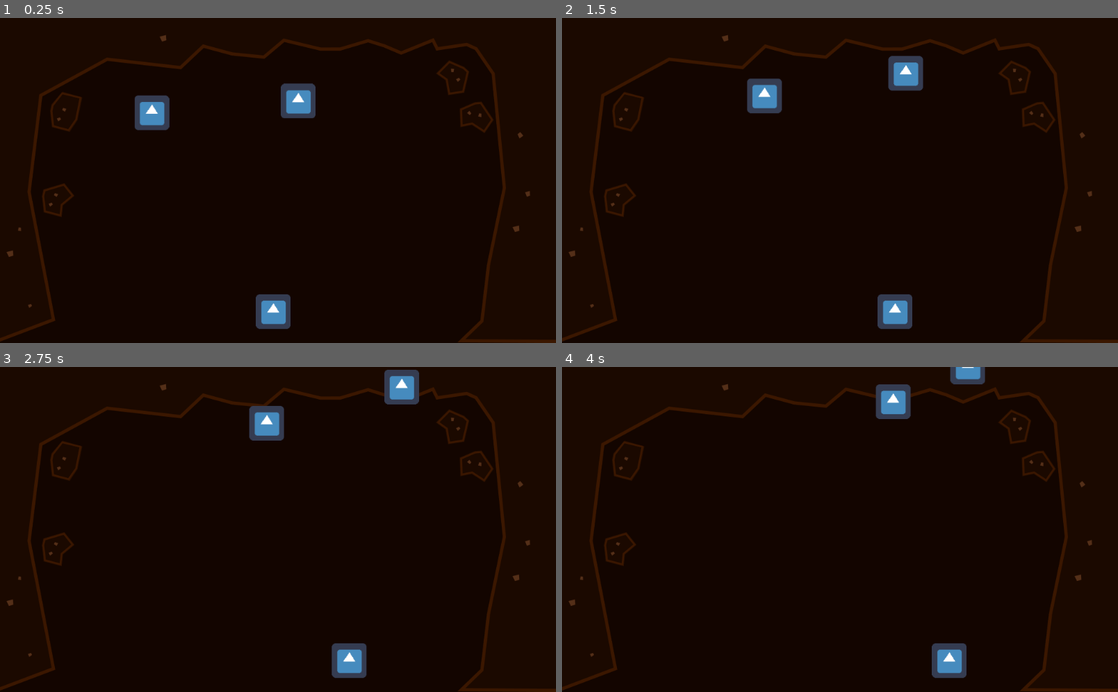
Above: before the commit, frames 1-4 (two rows, left to right).
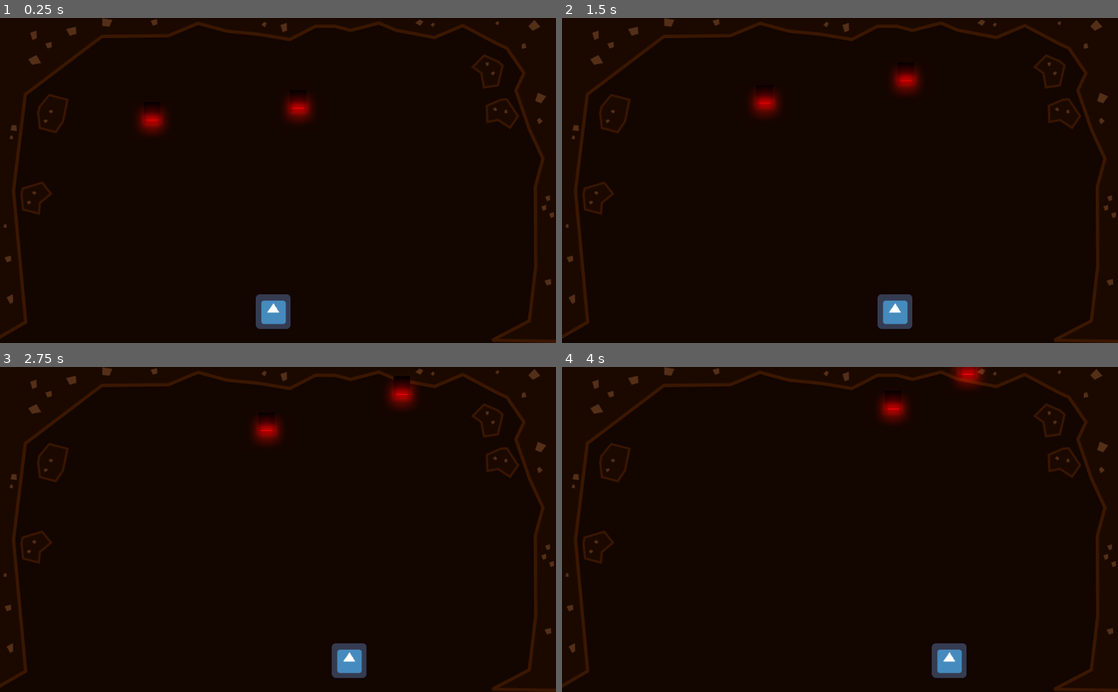
Above: after the commit, the same moments.

Repository: GameDrivenDesign/punk-wolf
Game: Godot game, scene res://game.tscn
Two runs of this game, one before a commit and one after it. Both use one fixed random seed, a clock stepped at 60 frames per second and the inputs below. The engine's default icon, where the game draws it, is replaced by a stand-in: a white triangle on a blue panel in a dark square.
Inputs:
- Up to frame 1 (0.25 s): no input
- Up to frame 2 (1.5 s): tap Enter at 0.5 s; hold Right (ui_right) 0.53-1.28 s; hold Left (ui_left) from 1.28 s (still down)
- Up to frame 3 (2.75 s): release Left (ui_left) at 2.03 s; hold Right (ui_right) from 2.03 s (still down)
- Up to frame 4 (4 s): release Right (ui_right) at 3.53 s; hold Left (ui_left) from 3.53 s (still down)

The runs differ from the first frame. In frame 1, 6.2% of the frame differs, in the area x 0-100%, y 0-100%; in frame 2, 6.2%; in frame 3, 6.1%; in frame 4, 5.8%.

Commit message:
make wolves glow

Diff:
--- a/background.svg
+++ b/background.svg
@@ -23,9 +23,9 @@
      borderopacity="1.0"
      inkscape:pageopacity="0"
      inkscape:pageshadow="2"
-     inkscape:zoom="1.0887275"
-     inkscape:cx="569.92566"
-     inkscape:cy="263.93034"
+     inkscape:zoom="1.8469978"
+     inkscape:cx="880.26175"
+     inkscape:cy="328.10351"
      inkscape:document-units="mm"
      inkscape:current-layer="layer1"
      inkscape:document-rotation="0"
@@ -56,40 +56,40 @@
      transform="translate(34.949844,-22.216227)">
     <path
        style="fill:#aa4400;stroke:#2b1100;stroke-width:0.577402;stroke-linecap:butt;stroke-linejoin:miter;stroke-miterlimit:4;stroke-dasharray:none;stroke-opacity:1"
-       d="m -14.274394,109.2079 0.879832,7.75501 8.296435,2.20021 0.5319419,-5.4795 5.5544108,-4.6484 -4.6517969,-5.83584 -9.9405528,2.98652 z"
+       d="m -24.875122,108.25386 0.879832,7.75501 8.296435,2.20021 0.531942,-5.4795 5.5544109,-4.6484 -4.6517969,-5.83584 -9.940553,2.98652 z"
        id="path835" />
     <path
        id="path837"
-       style="fill:#1c0a00;stroke:#3c1800;stroke-width:0.883986;stroke-linecap:butt;stroke-linejoin:miter;stroke-miterlimit:4;stroke-dasharray:none;stroke-opacity:1;fill-opacity:1"
-       d="m -13.234427,106.52585 c -0.177482,0.95837 -0.495473,1.90934 -0.583315,2.87244 0.273397,2.4075 0.546794,4.815 0.820193,7.2225 2.50589,0.66385 5.0117892,1.32766 7.5176792,1.99149 0.1665822,-1.71581 0.332132,-3.43173 0.499361,-5.14746 1.7886169,-1.49633 3.5766031,-2.99339 5.3649742,-4.49002 -1.4015327,-1.75899 -2.8030565,-3.518 -4.2045877,-5.27701 -3.1381037,0.94269 -6.2761997,1.88537 -9.4143047,2.82806 z" />
-    <path
-       style="fill:#553019;fill-opacity:1;stroke:none;stroke-width:0.270391px;stroke-linecap:butt;stroke-linejoin:miter;stroke-opacity:1"
-       d="m -8.6797865,108.74709 1.3308612,0.88183 0.7553794,-1.38817 -1.6248455,-0.4957 z"
+       style="fill:#1c0a00;fill-opacity:1;stroke:#3c1800;stroke-width:0.883986;stroke-linecap:butt;stroke-linejoin:miter;stroke-miterlimit:4;stroke-dasharray:none;stroke-opacity:1"
+       d="m -23.835155,105.57181 c -0.177482,0.95837 -0.495473,1.90934 -0.583315,2.87244 0.273397,2.4075 0.546794,4.815 0.820193,7.2225 2.50589,0.66385 5.011789,1.32766 7.517679,1.99149 0.166583,-1.71581 0.332132,-3.43173 0.499361,-5.14746 1.788617,-1.49633 3.576603,-2.99339 5.364975,-4.49002 -1.401533,-1.75899 -2.803057,-3.518 -4.204588,-5.27701 -3.138104,0.94269 -6.2762,1.88537 -9.414305,2.82806 z" />
+    <path
+       style="fill:#553019;fill-opacity:1;stroke:none;stroke-width:0.270391px;stroke-linecap:butt;stroke-linejoin:miter;stroke-opacity:1"
+       d="m -19.280514,107.79305 1.330861,0.88183 0.755379,-1.38817 -1.624845,-0.4957 z"
        id="path842"
        sodipodi:nodetypes="ccccc" />
     <path
        style="fill:#553019;fill-opacity:1;stroke:none;stroke-width:0.270391px;stroke-linecap:butt;stroke-linejoin:miter;stroke-opacity:1"
-       d="m -9.7402543,112.38457 -1.5014937,0.54309 0.665758,1.43329 1.3662608,-1.00911 z"
+       d="m -20.340982,111.43053 -1.501494,0.54309 0.665758,1.43329 1.366261,-1.00911 z"
        id="path844"
        sodipodi:nodetypes="ccccc"
        inkscape:transform-center-x="0.81239752"
        inkscape:transform-center-y="-0.17369393" />
     <path
        style="fill:#aa4400;stroke:#2b1100;stroke-width:0.577402;stroke-linecap:butt;stroke-linejoin:miter;stroke-miterlimit:4;stroke-dasharray:none;stroke-opacity:1"
-       d="m 191.11906,46.335309 -7.15812,-3.120144 -6.0583,6.077063 4.48038,3.202739 1.24666,7.132332 7.38351,-1.103994 2.38822,-10.095541 z"
+       d="m 208.06058,43.228104 -7.15812,-3.120144 -6.0583,6.077063 4.48038,3.202739 1.24666,7.132332 7.38351,-1.103994 2.38822,-10.095541 z"
        id="path846" />
     <path
        id="path848"
-       style="fill:#1c0a00;stroke:#3c1800;stroke-width:0.883986;stroke-linecap:butt;stroke-linejoin:miter;stroke-miterlimit:4;stroke-dasharray:none;stroke-opacity:1;fill-opacity:1"
-       d="m 192.92189,48.577483 c -0.74136,-0.63323 -1.40598,-1.38432 - …(340 unchanged characters)…
-    <path
-       style="fill:#553019;fill-opacity:1;stroke:none;stroke-width:0.270391px;stroke-linecap:butt;stroke-linejoin:miter;stroke-opacity:1"
-       d="m 188.71812,51.406528 -1.42997,0.710125 0.82443,1.348352 1.24266,-1.157741 z"
+       style="fill:#1c0a00;fill-opacity:1;stroke:#3c1800;stroke-width:0.883986;stroke-linecap:butt;stroke-linejoin:miter;stroke-miterlimit:4;stroke-dasharray:none;stroke-opacity:1"
+       d="m 209.86341,45.470278 c -0.74136,-0.63323 -1.40598,-1.38432 - …(340 unchanged characters)…
+    <path
+       style="fill:#553019;fill-opacity:1;stroke:none;stroke-width:0.270391px;stroke-linecap:butt;stroke-linejoin:miter;stroke-opacity:1"
+       d="m 205.65964,48.299323 -1.42997,0.710125 0.82443,1.348352 1.24266,-1.157741 z"
        id="path850"
        sodipodi:nodetypes="ccccc" />
     <path
        style="fill:#553019;fill-opacity:1;stroke:none;stroke-width:0.270391px;stroke-linecap:butt;stroke-linejoin:miter;stroke-opacity:1"
-       d="m 186.09794,48.668415 0.28105,-1.570944 -1.57479,-0.141324 0.19032,1.687175 z"
+       d="m 203.03946,45.56121 0.28105,-1.570944 -1.57479,-0.141324 0.19032,1.687175 z"
        id="path852"
        sodipodi:nodetypes="ccccc"
        inkscape:transform-center-x="-0.66375658"
@@ -97,98 +97,209 @@
     <path
        id="path856"
        style="fill:#1c0a00;fill-opacity:1;stroke:#3c1800;stroke-width:1.59935;stroke-linecap:butt;stroke-linejoin:miter;stroke-miterlimit:4;stroke-dasharray:none;stroke-opacity:1"
-       d="m -15.111954,11.476353 -25.009848,9.147998 -8.743683,97.681529 6.979901,63.74167 32.8476329,-12.42554 -11.7590799,-62.51158 5.75966,-47.091031 32.3265,-17.653558 35.732025,4.075603 11.106968,-10.481936 14.086152,3.80879 15.463864,1.539226 9.729272,-8.212375 17.90068,4.31264 9.46632,-0.02216 13.65049,-4.070873 7.88624,2.49886 8.22742,3.495166 15.47125,-6.273369 2.09618,4.239416 14.37311,-2.133253 4.55952,2.088933 8.31972,12.128785 5.49978,55.635986 -7.82571,38.4614 -3.07686,26.6976 -10.08279,9.73249 48.5472,0.32927 -1.49491,-128.016923 0.52819,-40.599597 -124.0338,-2.6105434 z"
-       sodipodi:nodetypes="cccccccccccccccccccccccccccccccc" />
-    <path
-       style="fill:#553019;fill-opacity:1;stroke:none;stroke-width:0.270391px;stroke-linecap:butt;stroke-linejoin:miter;stroke-opacity:1"
-       d="m -19.853219,161.85852 -1.501494,0.5431 0.665757,1.43327 1.366262,-1.0091 z"
+       d="m -15.111954,11.476353 -25.009848,9.147998 -8.743683,97.681529 6.979901,63.74167 19.418825,-11.25372 -5.91381,-64.16732 5.75966,-47.09103 37.327972,-28.302984 32.404666,-0.356014 14.434327,-6.050319 14.086152,3.80879 15.463864,1.539226 15.192098,2.545468 12.43785,-6.445203 9.46632,-0.02216 7.67194,2.020829 13.86479,-3.592842 8.22742,3.495166 18.81368,3.582326 13.78996,-5.854696 16.95518,9.000092 4.55952,2.088933 8.31972,12.128785 -3.97609,8.437365 6.72598,19.380626 6.48229,13.91866 -3.7324,13.899332 0.22688,38.63938 -3.07686,26.6976 -18.13538,9.55451 33.51099,0.56769 -1.49491,-128.016923 0.52819,-40.599597 -124.0338,-2.6105434 z"
+       sodipodi:nodetypes="ccccccccccccccccccccccccccccccccccc" />
+    <path
+       style="fill:#553019;fill-opacity:1;stroke:none;stroke-width:0.270391px;stroke-linecap:butt;stroke-linejoin:miter;stroke-opacity:1"
+       d="m -28.677444,157.08853 -3.090948,1.65315 1.862148,3.22598 1.366262,-1.0091 z"
        id="path859"
        sodipodi:nodetypes="ccccc"
        inkscape:transform-center-x="0.81239784"
        inkscape:transform-center-y="-0.173702" />
     <path
        style="fill:#553019;fill-opacity:1;stroke:none;stroke-width:0.270391px;stroke-linecap:butt;stroke-linejoin:miter;stroke-opacity:1"
-       d="m -25.870487,124.50105 -0.35897,1.55502 1.565786,0.21952 -0.106014,-1.69456 z"
+       d="m -32.917427,122.95411 -0.35897,1.55502 1.565786,0.21952 -0.106014,-1.69456 z"
        id="path863"
        sodipodi:nodetypes="ccccc"
        inkscape:transform-center-x="0.72984087"
        inkscape:transform-center-y="0.5307344" />
     <path
        style="fill:#aa4400;stroke:#2b1100;stroke-width:0.577402;stroke-linecap:butt;stroke-linejoin:miter;stroke-miterlimit:4;stroke-dasharray:none;stroke-opacity:1"
-       d="m -10.283862,67.578119 0.8798328,7.754996 8.296433,2.200204 3.6185054,-5.473152 2.3497928,-10.840808 -9.3360225,-2.68248 -5.1382722,6.019236 z"
+       d="m -16.735326,68.480707 0.879833,7.754996 8.2964326,2.200204 3.6185054,-5.473152 2.3497928,-10.840808 -9.3360228,-2.68248 -5.138272,6.019236 z"
        id="path873"
        sodipodi:nodetypes="cccccccc" />
     <path
        id="path875"
-       style="fill:#1c0a00;stroke:#3c1800;stroke-width:0.883986;stroke-linecap:butt;stroke-linejoin:miter;stroke-miterlimit:4;stroke-dasharray:none;stroke-opacity:1;fill-opacity:1"
-       d="m -9.2438959,64.896067 -0.5833152,2.872436 0.8201931,7.2225 7.5176804,1.991483 3.585921,-5.141103 2.160358,-10.682439 -8.8888127,-2.123665 z"
+       style="fill:#1c0a00;fill-opacity:1;stroke:#3c1800;stroke-width:0.883986;stroke-linecap:butt;stroke-linejoin:miter;stroke-miterlimit:4;stroke-dasharray:none;stroke-opacity:1"
+       d="m -15.69536,65.798655 -0.583315,2.872436 0.820193,7.2225 7.5176802,1.991483 3.585921,-5.141103 2.160358,-10.682439 -8.8888132,-2.123665 z"
        sodipodi:nodetypes="cccccccc" />
     <path
        style="fill:#553019;fill-opacity:1;stroke:none;stroke-width:0.270391px;stroke-linecap:butt;stroke-linejoin:miter;stroke-opacity:1"
-       d="m -4.6892539,67.117302 1.3308598,0.881839 0.75538,-1.388173 -1.6248461,-0.495703 z"
+       d="m -11.140718,68.01989 1.3308597,0.881839 0.75538,-1.388173 -1.6248457,-0.495703 z"
        id="path877"
        sodipodi:nodetypes="ccccc" />
     <path
        style="fill:#553019;fill-opacity:1;stroke:none;stroke-width:0.270391px;stroke-linecap:butt;stroke-linejoin:miter;stroke-opacity:1"
-       d="m -5.7497223,70.754784 -1.5014945,0.543099 0.6657577,1.433268 1.3662612,-1.009093 z"
+       d="m -12.201187,71.657372 -1.501494,0.543099 0.665758,1.433268 1.366261,-1.009093 z"
        id="path879"
        sodipodi:nodetypes="ccccc"
        inkscape:transform-center-x="0.81239813"
        inkscape:transform-center-y="-0.17369739" />
     <path
        style="fill:#553019;fill-opacity:1;stroke:none;stroke-width:0.27039px;stroke-linecap:butt;stroke-linejoin:miter;stroke-opacity:1"
-       d="m -28.490095,138.31266 -0.184982,-2.56002 -3.086676,0.78512 1.142952,2.43709 z"
+       d="m -29.466753,140.88109 -0.184982,-2.56002 -3.086676,0.78512 1.142952,2.43709 z"
        id="path885"
        sodipodi:nodetypes="ccccc"
        inkscape:transform-center-x="-0.74691641"
        inkscape:transform-center-y="-1.2386764" />
     <path
        style="fill:#aa4400;stroke:#2b1100;stroke-width:0.577402;stroke-linecap:butt;stroke-linejoin:miter;stroke-miterlimit:4;stroke-dasharray:none;stroke-opacity:1"
-       d="m 196.46959,63.579556 -7.16522,3.103838 0.31511,8.572698 5.39934,-1.090344 6.06946,3.953216 4.22786,-6.149541 -5.75873,-8.630917 z"
+       d="m 209.06174,61.775964 -7.16522,3.103838 0.31511,8.572698 5.39934,-1.090344 6.06946,3.953216 4.22786,-6.149541 -5.75873,-8.630917 z"
        id="path887" />
     <path
        id="path889"
-       style="fill:#1c0a00;stroke:#3c1800;stroke-width:0.883986;stroke-linecap:butt;stroke-linejoin:miter;stroke-miterlimit:4;stroke-dasharray:none;stroke-opacity:1;fill-opacity:1"
-       d="m 199.33992,63.791092 c -0.96902,0.109946 -1.97191,0.08351 -2 …(338 unchanged characters)…
-    <path
-       style="fill:#553019;fill-opacity:1;stroke:none;stroke-width:0.270391px;stroke-linecap:butt;stroke-linejoin:miter;stroke-opacity:1"
-       d="m 198.54304,68.793086 -0.45564,1.5295 1.54897,0.31703 3.2e-4,-1.69787 z"
+       style="fill:#1c0a00;fill-opacity:1;stroke:#3c1800;stroke-width:0.883986;stroke-linecap:butt;stroke-linejoin:miter;stroke-miterlimit:4;stroke-dasharray:none;stroke-opacity:1"
+       d="m 211.93207,61.9875 c -0.96902,0.109946 -1.97191,0.08351 -2 …(338 unchanged characters)…
+    <path
+       style="fill:#553019;fill-opacity:1;stroke:none;stroke-width:0.270391px;stroke-linecap:butt;stroke-linejoin:miter;stroke-opacity:1"
+       d="m 211.13519,66.989494 -0.45564,1.5295 1.54897,0.31703 3.2e-4,-1.69787 z"
        id="path891"
        sodipodi:nodetypes="ccccc" />
     <path
        style="fill:#553019;fill-opacity:1;stroke:none;stroke-width:0.270391px;stroke-linecap:butt;stroke-linejoin:miter;stroke-opacity:1"
-       d="m 194.75236,68.840711 -0.95788,-1.276823 -1.17745,1.054609 1.36441,1.011603 z"
+       d="m 207.34451,67.037119 -0.95788,-1.276823 -1.17745,1.054609 1.36441,1.011603 z"
        id="path893"
        sodipodi:nodetypes="ccccc"
        inkscape:transform-center-x="0.051080093"
        inkscape:transform-center-y="-0.89525337" />
     <path
        style="fill:#553019;fill-opacity:1;stroke:none;stroke-width:0.27039px;stroke-linecap:butt;stroke-linejoin:miter;stroke-opacity:1"
-       d="m 218.10316,126.14485 -0.18498,-2.56002 -3.08668,0.78509 1.14296,2.4371 z"
+       d="m 233.66848,152.23726 -0.18498,-2.56002 -3.08668,0.78509 1.14296,2.4371 z"
        id="path895"
        sodipodi:nodetypes="ccccc"
        inkscape:transform-center-x="-0.746908"
        inkscape:transform-center-y="-1.2386695" />
     <path
        style="fill:#553019;fill-opacity:1;stroke:none;stroke-width:0.27039px;stroke-linecap:butt;stroke-linejoin:miter;stroke-opacity:1"
-       d="m 223.3349,108.96459 -0.13549,-2.3035 -2.26059,0.70643 0.83706,2.19289 z"
+       d="m 233.13621,111.09251 -0.13549,-2.3035 -2.26059,0.70643 0.83706,2.19289 z"
        id="path897"
        sodipodi:nodetypes="ccccc"
        inkscape:transform-center-x="-0.54701561"
        inkscape:transform-center-y="-1.1145475" />
     <path
        style="fill:#553019;fill-opacity:1;stroke:none;stroke-width:0.27039px;stroke-linecap:butt;stroke-linejoin:miter;stroke-opacity:1"
-       d="m 217.2763,78.985797 0.89729,2.126066 1.89485,-1.420223 -1.52166,-1.787715 z"
+       d="m 226.7011,72.000009 0.89729,2.126066 1.89485,-1.420223 -1.52166,-1.787715 z"
        id="path899"
        sodipodi:nodetypes="ccccc"
        inkscape:transform-center-x="0.16174346"
        inkscape:transform-center-y="1.3501666" />
     <path
        style="fill:#553019;fill-opacity:1;stroke:none;stroke-width:0.27039px;stroke-linecap:butt;stroke-linejoin:miter;stroke-opacity:1"
-       d="m 46.116805,33.078646 -0.184988,-2.560023 -3.086674,0.785103 1.142957,2.437103 z"
+       d="m 41.721128,25.339088 -0.184988,-2.560023 -3.086674,0.785103 1.142957,2.437103 z"
        id="path901"
        sodipodi:nodetypes="ccccc"
        inkscape:transform-center-x="-0.74691645"
        inkscape:transform-center-y="-1.2386725" />
+    <path
+       style="fill:#553019;fill-opacity:1;stroke:none;stroke-width:0.27039px;stroke-linecap:butt;stroke-linejoin:miter;stroke-opacity:1"
+       d="m -9.6567654,36.442089 -0.184988,-2.560023 -3.0866736,0.785103 1.142957,2.437103 z"
+       id="path921"
+       sodipodi:nodetypes="ccccc"
+       inkscape:transform-center-x="-0.74691645"
+       inkscape:transform-center-y="-1.2386725" />
+    <path
+       style="fill:#553019;fill-opacity:1;stroke:none;stroke-width:0.500929px;stroke-linecap:butt;stroke-linejoin:miter;stroke-opacity:1"
+       d="m 228.75244,63.849576 2.48692,-3.380601 -4.09919,-1.746394 -1.34128,4.074288 z"
+       id="path923"
+       sodipodi:nodetypes="ccccc"
+       inkscape:transform-center-x="-2.5994962"
+       inkscape:transform-center-y="-0.81790587" />
+    <path
+       style="fill:#553019;fill-opacity:1;stroke:none;stroke-width:0.270391px;stroke-linecap:butt;stroke-linejoin:miter;stroke-opacity:1"
+       d="m -29.888057,79.663482 -0.35897,1.55502 1.565786,0.21952 -0.106014,-1.69456 z"
+       id="path925"
+       sodipodi:nodetypes="ccccc"
+       inkscape:transform-center-x="0.72984087"
+       inkscape:transform-center-y="0.5307344" />
+    <path
+       style="fill:#553019;fill-opacity:1;stroke:none;stroke-width:0.494575px;stroke-linecap:butt;stroke-linejoin:miter;stroke-opacity:1"
+       d="m -29.146496,74.519573 -0.726185,2.571737 3.167538,0.363048 -0.214463,-2.802512 z"
+       id="path927"
+       sodipodi:nodetypes="ccccc"
+       inkscape:transform-center-x="1.4764458"
+       inkscape:transform-center-y="0.8777437" />
+    <path
+       style="fill:#553019;fill-opacity:1;stroke:none;stroke-width:0.422552px;stroke-linecap:butt;stroke-linejoin:miter;stroke-opacity:1"
+       d="m -19.347286,45.074009 4.483359,-0.834686 -2.330567,-3.949593 -3.974159,2.088162 z"
+       id="path929"
+       sodipodi:nodetypes="ccccc"
+       inkscape:transform-center-x="-2.5691761"
+       inkscape:transform-center-y="0.72928549" />
+    <path
+       style="fill:#553019;fill-opacity:1;stroke:none;stroke-width:0.399143px;stroke-linecap:butt;stroke-linejoin:miter;stroke-opacity:1"
+       d="M 18.323999,26.496507 19.805096,23.18686 14.89725,22.314299 14.85712,26.04561 Z"
+       id="path931"
+       sodipodi:nodetypes="ccccc"
+       inkscape:transform-center-x="-2.5803238"
+       inkscape:transform-center-y="-1.0223337" />
+    <path
+       style="fill:#553019;fill-opacity:1;stroke:none;stroke-width:0.391888px;stroke-linecap:butt;stroke-linejoin:miter;stroke-opacity:1"
+       d="m 2.3006089,29.986024 -0.2863721,-3.473751 -4.77835,1.065323 1.7693638,3.306959 z"
+       id="path933"
+       sodipodi:nodetypes="ccccc"
+       inkscape:transform-center-x="-1.15627"
+       inkscape:transform-center-y="-1.6807819" />
+    <path
+       style="fill:#553019;fill-opacity:1;stroke:none;stroke-width:0.32559px;stroke-linecap:butt;stroke-linejoin:miter;stroke-opacity:1"
+       d="m -16.981805,32.051692 -0.184988,-3.711961 -3.086674,1.138377 1.142957,3.533731 z"
+       id="path935"
+       sodipodi:nodetypes="ccccc"
+       inkscape:transform-center-x="-0.74691645"
+       inkscape:transform-center-y="-1.7960402" />
+    <path
+       style="fill:#553019;fill-opacity:1;stroke:none;stroke-width:0.32559px;stroke-linecap:butt;stroke-linejoin:miter;stroke-opacity:1"
+       d="m 104.96772,28.252759 -0.18499,-3.711961 -3.08668,1.138377 1.14296,3.533731 z"
+       id="path937"
+       sodipodi:nodetypes="ccccc"
+       inkscape:transform-center-x="-0.74691645"
+       inkscape:transform-center-y="-1.7960402" />
+    <path
+       style="fill:#553019;fill-opacity:1;stroke:none;stroke-width:0.270391px;stroke-linecap:butt;stroke-linejoin:miter;stroke-opacity:1"
+       d="m 207.43463,23.74637 -1.06889,1.185095 1.26225,0.952112 0.73017,-1.532846 z"
+       id="path939"
+       sodipodi:nodetypes="ccccc" />
+    <path
+       style="fill:#553019;fill-opacity:1;stroke:none;stroke-width:0.27039px;stroke-linecap:butt;stroke-linejoin:miter;stroke-opacity:1"
+       d="m 219.33496,34.96176 -0.1038,2.305322 2.32135,-0.467742 -0.60538,-2.268234 z"
+       id="path941"
+       sodipodi:nodetypes="ccccc"
+       inkscape:transform-center-x="0.7056206"
+       inkscape:transform-center-y="1.0153147" />
+    <path
+       style="fill:#553019;fill-opacity:1;stroke:none;stroke-width:0.500929px;stroke-linecap:butt;stroke-linejoin:miter;stroke-opacity:1"
+       d="m 224.69079,28.484675 3.69865,-1.983223 -2.95036,-3.338953 -2.96248,3.10203 z"
+       id="path943"
+       sodipodi:nodetypes="ccccc"
+       inkscape:transform-center-x="-2.5495452"
+       inkscape:transform-center-y="0.13275041" />
+    <path
+       style="fill:#553019;fill-opacity:1;stroke:none;stroke-width:0.270391px;stroke-linecap:butt;stroke-linejoin:miter;stroke-opacity:1"
+       d="m 175.99937,24.463926 -1.06889,1.185095 1.26225,0.952112 0.73017,-1.532846 z"
+       id="path945"
+       sodipodi:nodetypes="ccccc" />
+    <path
+       style="fill:#553019;fill-opacity:1;stroke:none;stroke-width:0.450046px;stroke-linecap:butt;stroke-linejoin:miter;stroke-opacity:1"
+       d="m 169.51741,22.997643 -2.0836,1.684233 2.46051,1.353122 1.42333,-2.178449 z"
+       id="path947"
+       sodipodi:nodetypes="ccccc" />
+    <path
+       style="fill:#553019;fill-opacity:1;stroke:none;stroke-width:0.353421px;stroke-linecap:butt;stroke-linejoin:miter;stroke-opacity:1"
+       d="m 93.829796,24.035679 -1.409273,1.535648 1.664201,1.233748 0.96269,-1.986263 z"
+       id="path949"
+       sodipodi:nodetypes="ccccc" />
+    <path
+       style="fill:#553019;fill-opacity:1;stroke:none;stroke-width:0.27039px;stroke-linecap:butt;stroke-linejoin:miter;stroke-opacity:1"
+       d="m 231.21975,115.79254 -0.13549,-2.3035 -2.26059,0.70643 0.83706,2.19289 z"
+       id="path951"
+       sodipodi:nodetypes="ccccc"
+       inkscape:transform-center-x="-0.54701561"
+       inkscape:transform-center-y="-1.1145475" />
+    <path
+       style="fill:#553019;fill-opacity:1;stroke:none;stroke-width:0.27039px;stroke-linecap:butt;stroke-linejoin:miter;stroke-opacity:1"
+       d="m 235.01237,119.32871 -0.13549,-2.3035 -2.26059,0.70643 0.83706,2.19289 z"
+       id="path953"
+       sodipodi:nodetypes="ccccc"
+       inkscape:transform-center-x="-0.54701561"
+       inkscape:transform-center-y="-1.1145475" />
   </g>
 </svg>
--- a/game.tscn
+++ b/game.tscn
@@ -1,8 +1,19 @@
-[gd_scene load_steps=4 format=2]
+[gd_scene load_steps=5 format=2]
 
 [ext_resource path="res://background.svg" type="Texture" id=1]
 [ext_resource path="res://wolf.tscn" type="PackedScene" id=2]
 [ext_resource path="res://sheep.tscn" type="PackedScene" id=3]
+
+[sub_resource type="Environment" id=1]
+background_mode = 4
+glow_enabled = true
+glow_levels/2 = true
+glow_levels/5 = false
+glow_intensity = 0.29
+glow_strength = 0.93
+glow_blend_mode = 1
+glow_hdr_scale = 2.46
+glow_bicubic_upscale = true
 
 [node name="game" type="Node2D"]
 
@@ -18,3 +29,6 @@
 
 [node name="Node2D3" parent="." instance=ExtResource( 2 )]
 position = Vector2( 546.337, 155.194 )
+
+[node name="WorldEnvironment" type="WorldEnvironment" parent="."]
+environment = SubResource( 1 )
--- a/wolf.tscn
+++ b/wolf.tscn
@@ -1,6 +1,5 @@
-[gd_scene load_steps=4 format=2]
+[gd_scene load_steps=3 format=2]
 
-[ext_resource path="res://icon.png" type="Texture" id=1]
 [ext_resource path="res://wolf.gd" type="Script" id=2]
 
 [sub_resource type="RectangleShape2D" id=1]
@@ -10,8 +9,25 @@
 gravity_scale = 0.0
 script = ExtResource( 2 )
 
-[node name="Sprite" type="Sprite" parent="."]
-texture = ExtResource( 1 )
-
 [node name="CollisionShape2D" type="CollisionShape2D" parent="."]
 shape = SubResource( 1 )
+
+[node name="ColorRect" type="ColorRect" parent="."]
+margin_left = -15.2676
+margin_top = -19.5275
+margin_right = 14.7324
+margin_bottom = 20.4725
+color = Color( 0, 0, 0, 1 )
+__meta__ = {
+"_edit_use_anchors_": false
+}
+
+[node name="ColorRect2" type="ColorRect" parent="."]
+margin_left = -10.37
+margin_top = 12.8425
+margin_right = 10.63
+margin_bottom = 13.8425
+color = Color( 25.43, 0.04, 0.04, 1 )
+__meta__ = {
+"_edit_use_anchors_": false
+}
